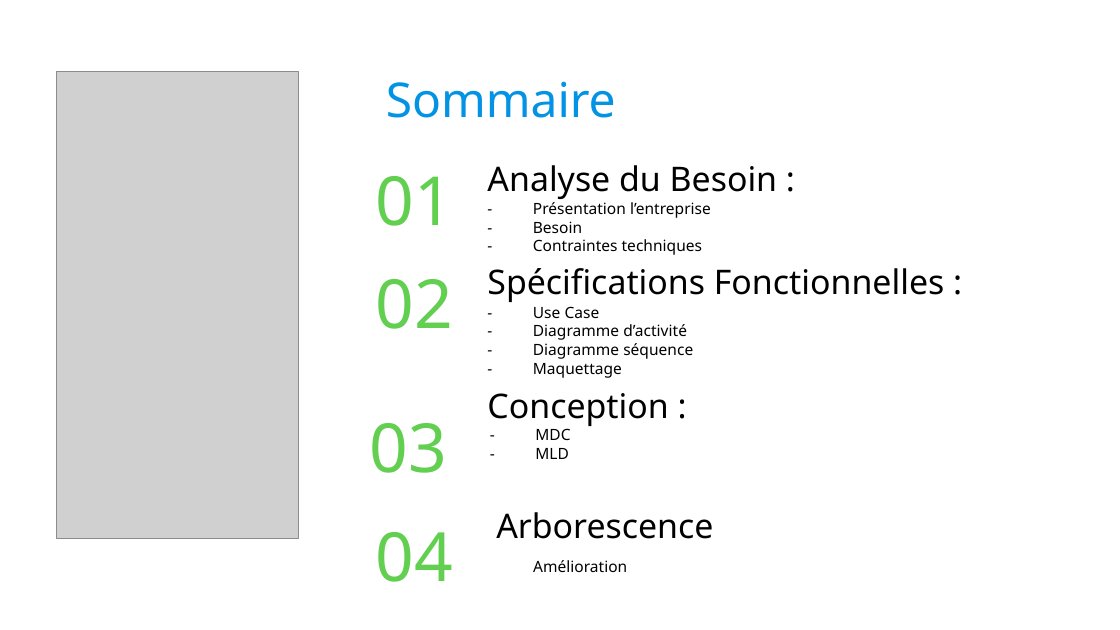
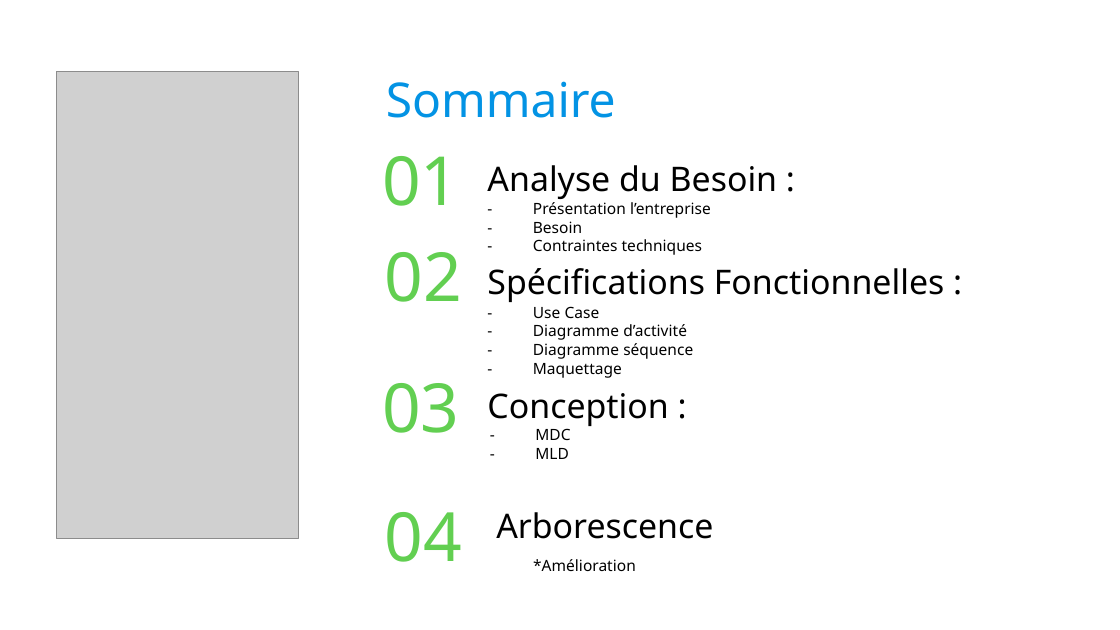
Before and after one commit to Georgie1502/Dossier, a slide deck: slide 2 of 3_Mon_Projet_Fil_Rouge/1_Cahier_des_charges/Presentation Batimelles.odp. Drawn at 1120x630 pixels with LibreOffice and Linux fonts; fonts in the diff are those of the drawing; grey boxes stand for pictures; background and template pictures are left out. Boxes give left, top, right and bottom in pixels: in the first picture for what was removed or moved away, otherwise in the second. Text is boxed around its words. In the diff, an @@ line names an element or a change of style, - is before the commit and + after.

```diff
--- a/3_Mon_Projet_Fil_Rouge/1_Cahier_des_charges/Presentation Batimelles.odp
+++ b/3_Mon_Projet_Fil_Rouge/1_Cahier_des_charges/Presentation Batimelles.odp
@@ text "01": place and size @@
-text "01" at <box>376,176,453,226</box>
+text "01" at <box>382,156,459,206</box>
@@ text "02": place and size @@
-text "02" at <box>376,279,453,329</box>
+text "02" at <box>385,252,462,302</box>
@@ text "03": place and size @@
-text "03" at <box>370,423,447,473</box>
+text "03" at <box>382,383,459,433</box>
@@ text "04": place and size @@
-text "04" at <box>376,532,453,582</box>
+text "04" at <box>385,512,462,562</box>
@@ text at <box>533,559,636,571</box>: text changed @@
-Amélioration
+*Amélioration
```
Also in this commit, not shown: 4 other slides changed, 1 other file.
